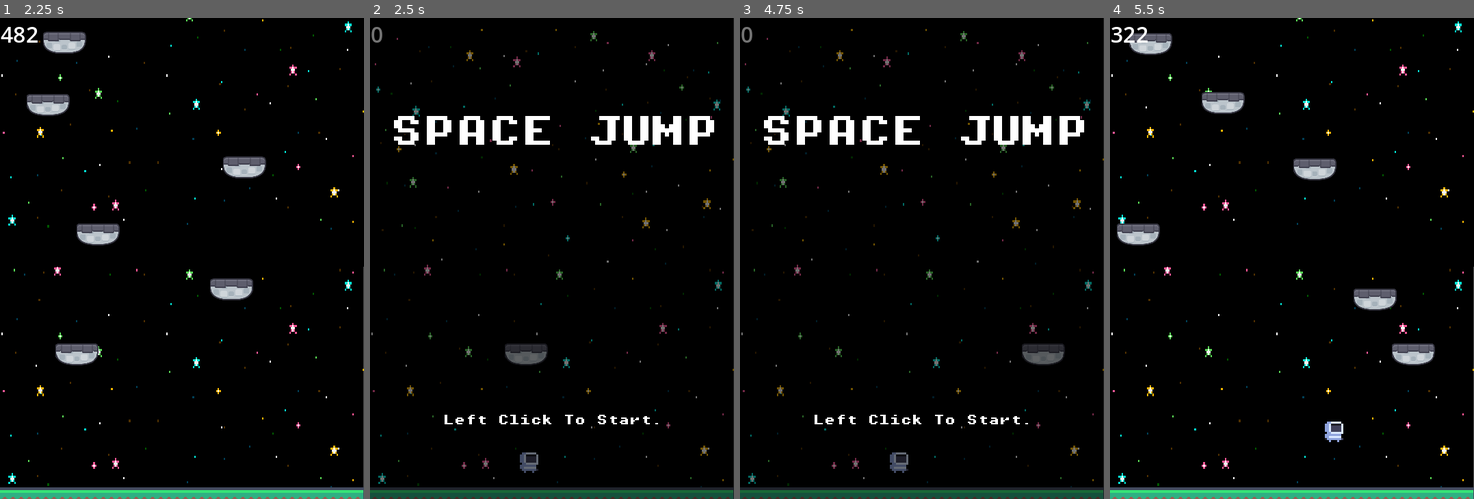
Above: before the commit, frames 1-4 (left to right).
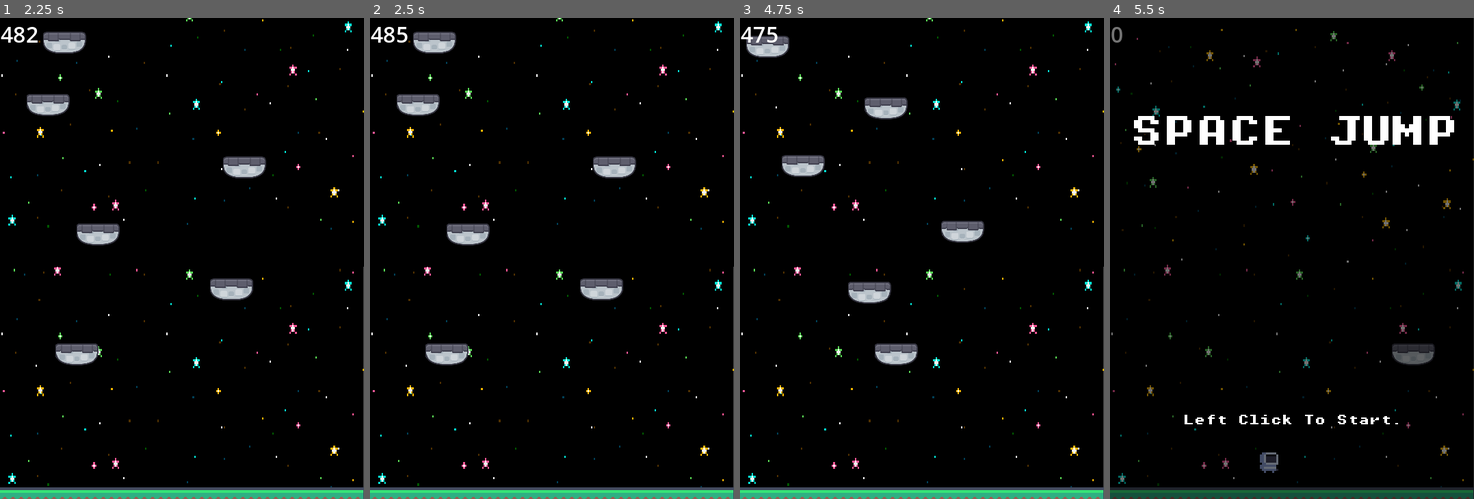
Above: after the commit, the same moments.

Repository: Slime-x/doodle-jump
Game: Godot game, scene res://scenes/game.tscn
Two runs of this game, one before a commit and one after it. Both use one fixed random seed, a clock stepped at 60 frames per second and the inputs below.
Inputs (mouse positions are in pixels of both pictures, inside the frame that each line leads up to):
- Up to frame 1 (2.25 s): tap Enter at 0.5 s; move the mouse to (262, 234) at 0.52 s; hold D (right) 0.53-2.03 s; tap Alt at 0.6, 2.1 s; click (262, 234) at 0.67 s; tap Up at 0.77, 1.52 s; move the mouse to (109, 282) at 1.27 s; tap Shift at 1.35 s; move the mouse to (218, 152) at 2.02 s; hold A (left) from 2.03 s (still down)
- Up to frame 2 (2.5 s): keep holding A (left)
- Up to frame 3 (4.75 s): tap Enter at 2.75 s; move the mouse to (903, 354) at 2.77 s; release A (left) at 2.78 s; hold D (right) 2.78-4.28 s; tap Shift at 2.85, 4.35 s; click (903, 354) at 2.92 s; tap Up at 3.02, 3.77, 4.52 s; move the mouse to (1031, 330) at 3.52 s; tap Alt at 3.6 s; click (1031, 330) at 4.15 s; move the mouse to (812, 186) at 4.27 s; hold A (left) from 4.28 s (still down)
- Up to frame 4 (5.5 s): tap Enter at 5 s; move the mouse to (1310, 258) at 5.02 s; release A (left) at 5.03 s; hold D (right) from 5.03 s (still down); tap Alt at 5.1 s; click (1310, 258) at 5.17 s

Frame 1 is identical in both runs. In frame 2, 10% of the frame differs, in the area x 0-100%, y 0-100%; in frame 3, 10%; in frame 4, 9.8%.

Commit message:
Just finishing touches

Diff:
--- a/scenes/enemy.tscn
+++ b/scenes/enemy.tscn
@@ -2,6 +2,7 @@
 
 [ext_resource type="Texture2D" uid="uid://cnfvbguer5qpw" path="res://assets/slime_green.png" id="1_7p1mj"]
 [ext_resource type="Script" uid="uid://ek85i4bih4xq" path="res://scripts/enemy.gd" id="1_md0e3"]
+[ext_resource type="AudioStream" uid="uid://ulgnw0gg3iyc" path="res://assets/hurt.wav" id="3_4ra3w"]
 
 [sub_resource type="AtlasTexture" id="AtlasTexture_md0e3"]
 atlas = ExtResource("1_7p1mj")
@@ -44,6 +45,7 @@
 
 [node name="enemy" type="Area2D" unique_id=1453725729]
 scale = Vector2(1.5, 1.5)
+collision_mask = 2
 script = ExtResource("1_md0e3")
 
 [node name="AnimatedSprite2D" type="AnimatedSprite2D" parent="." unique_id=572645137]
@@ -59,4 +61,7 @@
 scale = Vector2(2, 2)
 shape = SubResource("RectangleShape2D_mwfs3")
 
+[node name="death" type="AudioStreamPlayer" parent="." unique_id=1991578224]
+stream = ExtResource("3_4ra3w")
+
 [connection signal="body_entered" from="." to="." method="_on_body_entered"]
--- a/scenes/game.tscn
+++ b/scenes/game.tscn
@@ -7,6 +7,8 @@
 [ext_resource type="Script" uid="uid://4gqkrtv53g8q" path="res://scripts/platform_spawner.gd" id="5_p57ef"]
 [ext_resource type="PackedScene" uid="uid://yyp7phmwihyl" path="res://scenes/background.tscn" id="6_p57ef"]
 [ext_resource type="PackedScene" uid="uid://bgt3c3jaec8ra" path="res://scenes/ui.tscn" id="7_u5sy4"]
+[ext_resource type="AudioStream" uid="uid://c1mmvd25j1ugm" path="res://assets/jump.wav" id="8_gee14"]
+[ext_resource type="AudioStream" uid="uid://ulgnw0gg3iyc" path="res://assets/hurt.wav" id="9_0tnpc"]
 
 [sub_resource type="TileSetAtlasSource" id="TileSetAtlasSource_lbhrr"]
 texture = ExtResource("1_yqjtg")
@@ -700,6 +702,9 @@
 theme_override_font_sizes/font_size = 32
 text = "0"
 
+[node name="death" type="AudioStreamPlayer" parent="Camera2D" unique_id=563339131]
+stream = ExtResource("9_0tnpc")
+
 [node name="background" parent="." unique_id=800875374 instance=ExtResource("6_p57ef")]
 offset_left = 41.0
 offset_top = -325.0
@@ -707,3 +712,7 @@
 offset_bottom = 375.0
 
 [node name="UI" parent="." unique_id=249847023 instance=ExtResource("7_u5sy4")]
+
+[node name="jump" type="AudioStreamPlayer" parent="." unique_id=499946455]
+stream = ExtResource("8_gee14")
+volume_db = -18.965
--- a/scenes/player.tscn
+++ b/scenes/player.tscn
@@ -56,6 +56,7 @@
 
 [node name="player" type="CharacterBody2D" unique_id=1636324681]
 scale = Vector2(3, 3)
+collision_layer = 2
 script = ExtResource("1_g2els")
 
 [node name="AnimatedSprite2D" type="AnimatedSprite2D" parent="." unique_id=941136878]
--- a/scenes/trampoline.tscn
+++ b/scenes/trampoline.tscn
@@ -2,6 +2,7 @@
 
 [ext_resource type="Script" uid="uid://bbhmxa2342n7h" path="res://scripts/trampoline.gd" id="1_nytqh"]
 [ext_resource type="Texture2D" uid="uid://d4k55nsyqpiuf" path="res://assets/spritesheet-tiles-default.png" id="2_1ne3y"]
+[ext_resource type="AudioStream" uid="uid://1oyjwivhcqp2" path="res://assets/power_up.wav" id="3_1ne3y"]
 
 [sub_resource type="AtlasTexture" id="AtlasTexture_5gay0"]
 atlas = ExtResource("2_1ne3y")
@@ -35,6 +36,7 @@
 
 [node name="trampoline" type="Area2D" unique_id=1978877864]
 scale = Vector2(0.5, 0.5)
+collision_mask = 2
 script = ExtResource("1_nytqh")
 
 [node name="Sprite2D" type="AnimatedSprite2D" parent="." unique_id=1625981049]
@@ -47,4 +49,9 @@
 position = Vector2(-0.5, -32)
 shape = SubResource("RectangleShape2D_mwfs3")
 
+[node name="trampoline_" type="AudioStreamPlayer" parent="." unique_id=1315599231]
+stream = ExtResource("3_1ne3y")
+volume_db = -12.655
+autoplay = true
+
 [connection signal="body_entered" from="." to="." method="_on_body_entered"]
--- a/scripts/camera.gd
+++ b/scripts/camera.gd
@@ -1,4 +1,5 @@
 extends Camera2D
+
 
 @export var player: CharacterBody2D
 var highest_y: float
@@ -13,4 +14,8 @@
 		platform_position = highest_y - 200
 		global_position.y = highest_y
 	if player.global_position.y > highest_y + 345:
+		if not Gamemanager.dead:
+			$death.play()
+			Gamemanager.dead = true
+		await $death.finished
 		Gamemanager.restart()
--- a/scripts/enemy.gd
+++ b/scripts/enemy.gd
@@ -5,4 +5,6 @@
 		queue_free()
 
 func _on_body_entered(_body: Node2D) -> void:
+	$death.play()
+	await $death.finished
 	Gamemanager.restart()
--- a/scripts/gamemanager.gd
+++ b/scripts/gamemanager.gd
@@ -4,6 +4,7 @@
 var score
 var high_score:int = 0
 var new_platform
+var dead:bool = false
 
 
 func _ready() -> void:
@@ -25,8 +26,9 @@
 		UI.highscore.text = "High Score: " + str(high_score)
 	pause()
 	UI.in_death_screen()
-	print("died")
+	dead = false
 	get_tree().reload_current_scene.call_deferred()
+
 
 func pause():
 	get_tree().paused = true
--- a/scripts/platform.gd
+++ b/scripts/platform.gd
@@ -1,6 +1,7 @@
 extends AnimatableBody2D
 
-# Called every frame. 'delta' is the elapsed time since the previous frame.
+
+
 func _process(delta: float) -> void:
 	if position.y > Gamemanager.new_platform + 1000:
 		queue_free()
--- a/scripts/player.gd
+++ b/scripts/player.gd
@@ -1,5 +1,7 @@
 extends CharacterBody2D
 @onready var camera: Camera2D = $"../Camera2D"
+@onready var jump: AudioStreamPlayer = $"../jump"
+
 
 
 const SPEED = 300.0
@@ -17,6 +19,7 @@
 	if is_on_floor():
 		jumping = false
 		velocity.y += -700
+		jump.play()
 
 	# Add the gravity.
 	if not is_on_floor():
--- a/scripts/trampoline.gd
+++ b/scripts/trampoline.gd
@@ -1,6 +1,9 @@
 extends Area2D
+@onready var trampoline_: AudioStreamPlayer = $trampoline_
 
 
 func _on_body_entered(body: CharacterBody2D) -> void:
 	body.velocity.y = 0
 	body.velocity.y -= 1400
+	trampoline_.play()
+	print("---------------------")
Not shown, added: assets/hurt.wav.import
Not shown, added: assets/jump.wav.import
Not shown, added: assets/power_up.wav.import
Not shown, added: export_presets.cfg
Binary file added: game/doodle-jump.apple-touch-icon.png
Not shown, added: game/doodle-jump.apple-touch-icon.png.import
Binary file added: game/doodle-jump.icon.png
Not shown, added: game/doodle-jump.icon.png.import
Binary file added: game/doodle-jump.png
Not shown, added: game/doodle-jump.png.import
Not shown, added: assets/hurt.wav
Not shown, added: assets/jump.wav
(and 8 more such lines)
